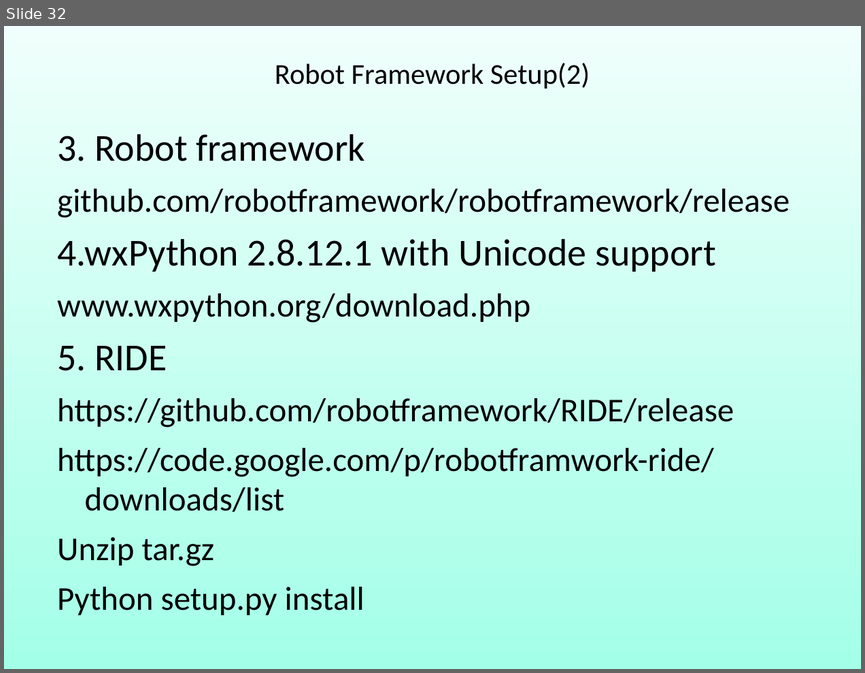
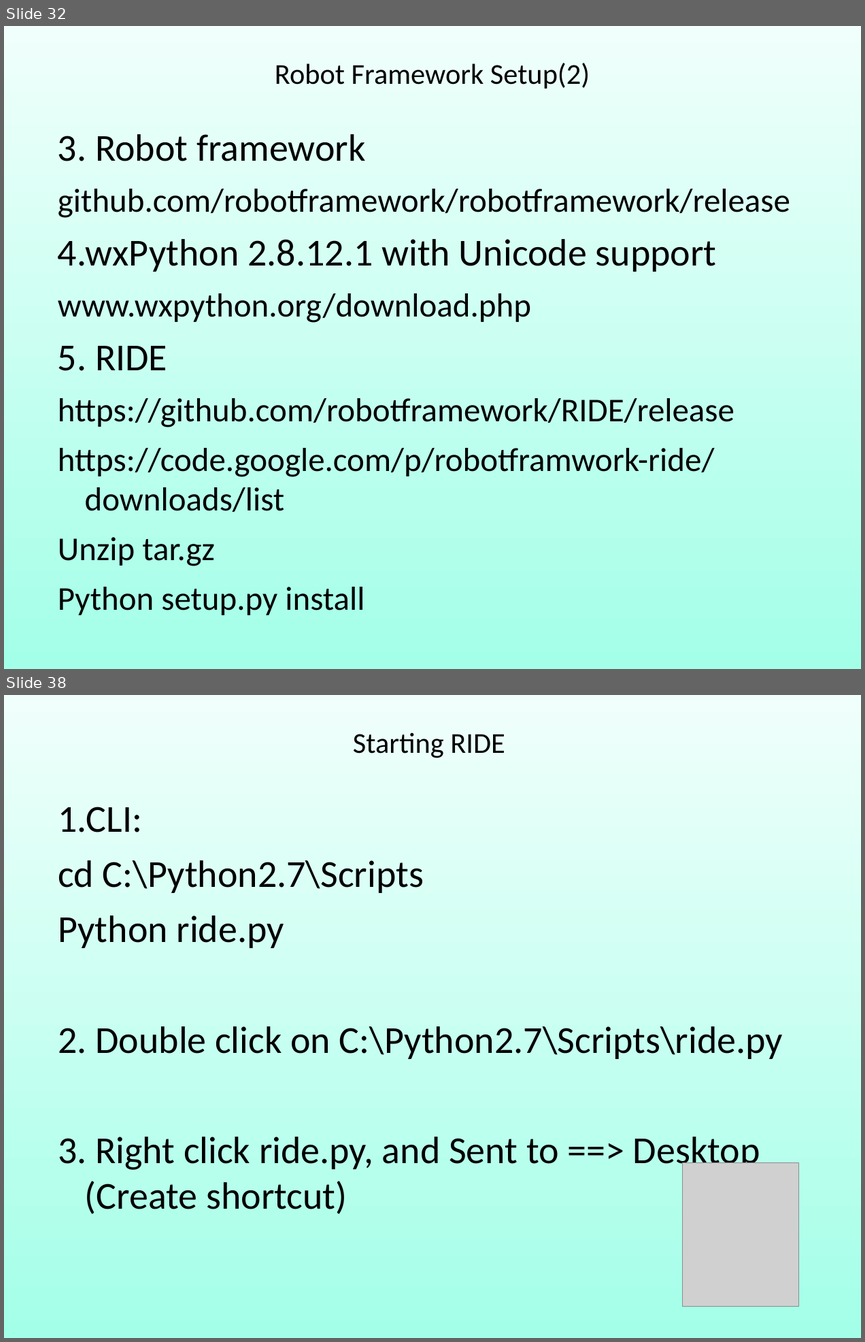
Before and after one commit to robin3795/Data, a slide deck: 2018_1.ppt. Shown one above the other, each under a label of ours: slide 32 before the commit, slides 32 and 38 after it; the slides between them are not shown. The pictures are 865x673 and 865x1342 pixels, drawn with LibreOffice and Linux fonts; fonts in the diff are those of the drawing; grey boxes stand for pictures. Boxes give left, top, right and bottom in pixels: in the first picture for what was removed or moved away, otherwise in the second. Text is boxed around its words. In the diff, an @@ line names an element or a change of style, - is before the commit and + after.

```diff
--- a/2018_1.ppt
+++ b/2018_1.ppt
@@ slide 38 added at box(4, 695, 861, 1338), background gradient #F0FFFB to #A3FFE8 @@
@@ free added at box(47, 721, 818, 770), 24.2 pt, text #000000 @@
+Starting RIDE
@@ free added at box(44, 790, 821, 1308), 32 pt, text #000000 @@
+1.CLI:
+cd C:\Python2.7\Scripts
+Python ride.py
+2. Double click on C:\Python2.7\Scripts\ride.py
+3. Right click ride.py, and Sent to ==> Desktop (Create shortcut)
@@ picture added at box(683, 1163, 799, 1307) @@
```
Also in this commit, not shown: 10 slides changed, 38 other slides added, 2 slides removed.
